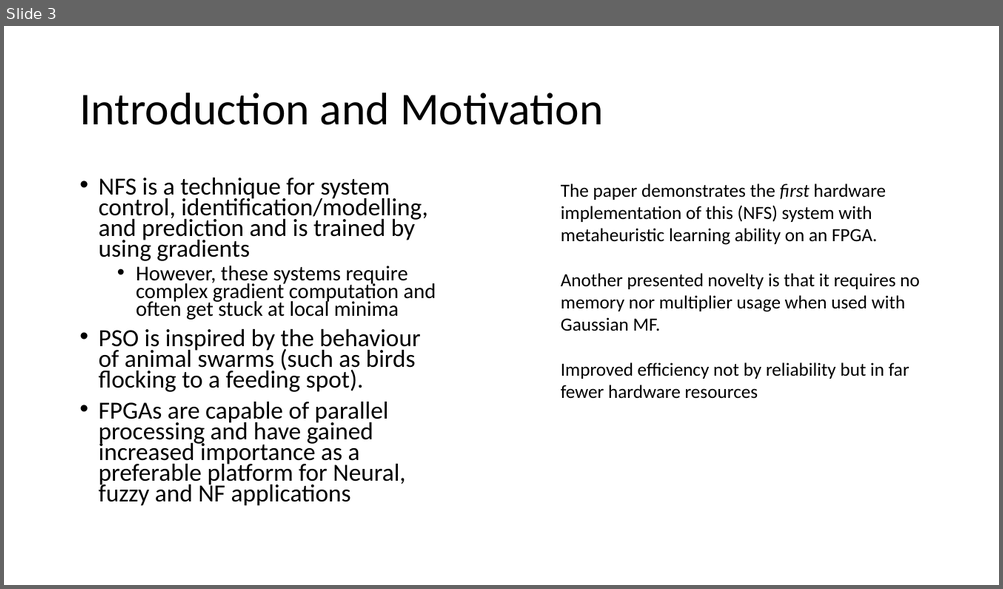
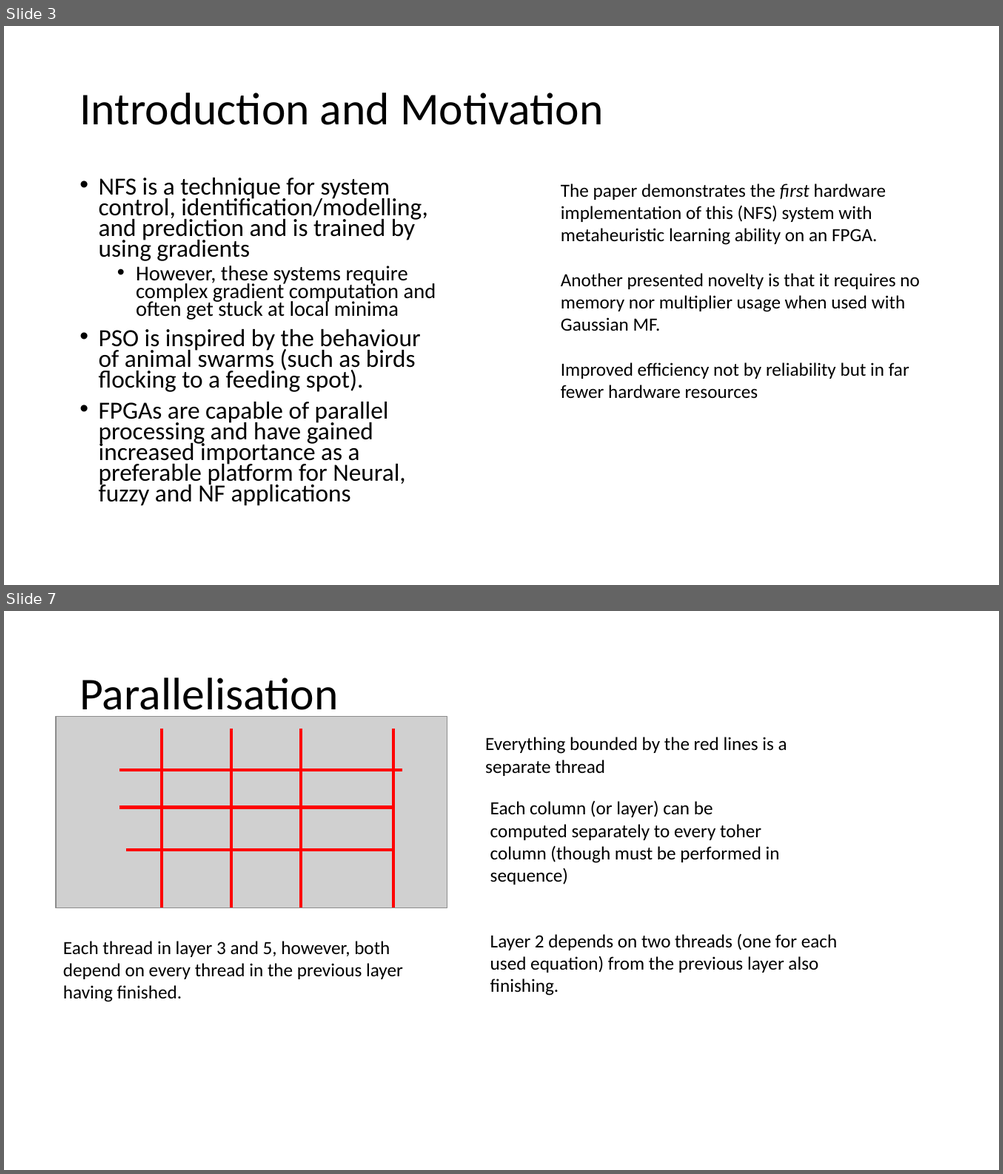
Before and after one commit to HarrisonJM/ParallelComputing, a slide deck: coursework/FPGA implementation of neruo-fuzzy system with improved PSO learning.pptx. Shown one above the other, each under a label of ours: slide 3 before the commit, slides 3 and 7 after it; the slides between them are not shown. The pictures are 1003x589 and 1003x1174 pixels, drawn with LibreOffice and Linux fonts; fonts in the diff are those of the drawing; grey boxes stand for pictures. Boxes give left, top, right and bottom in pixels: in the first picture for what was removed or moved away, otherwise in the second. Text is boxed around its words. In the diff, an @@ line names an element or a change of style, - is before the commit and + after.

```diff
--- a/coursework/FPGA implementation of neruo-fuzzy system with improved PSO learning.pptx
+++ b/coursework/FPGA implementation of neruo-fuzzy system with improved PSO learning.pptx
@@ slide 7 added at [4,611,999,1170], background #FFFFFF @@
@@ title added at [79,678,338,721], 44 pt, text #000000 @@
+Parallelisation
@@ line added from (393, 728) to (393, 908), #FF0000 3 pt @@
@@ text added at [485,737,787,776], 18 pt, text #000000 @@
+Everything bounded by the red lines is a separate thread
@@ text added at [490,800,780,885], 18 pt, text #000000 @@
+Each column (or layer) can be computed separately to every toher column (though must be performed in sequence)
@@ group added at [56,716,447,908]: 6 lines, 1 picture @@
@@ text added at [63,941,403,1002], 18 pt, text #000000 @@
+Each thread in layer 3 and 5, however, both depend on every thread in the previous layer having finished.
@@ text added at [490,934,836,996], 18 pt, text #000000 @@
+Layer 2 depends on two threads (one for each used equation) from the previous layer also finishing.
```
Also in this commit, not shown: 2 slides changed, 5 other slides added, 1 slide removed.
